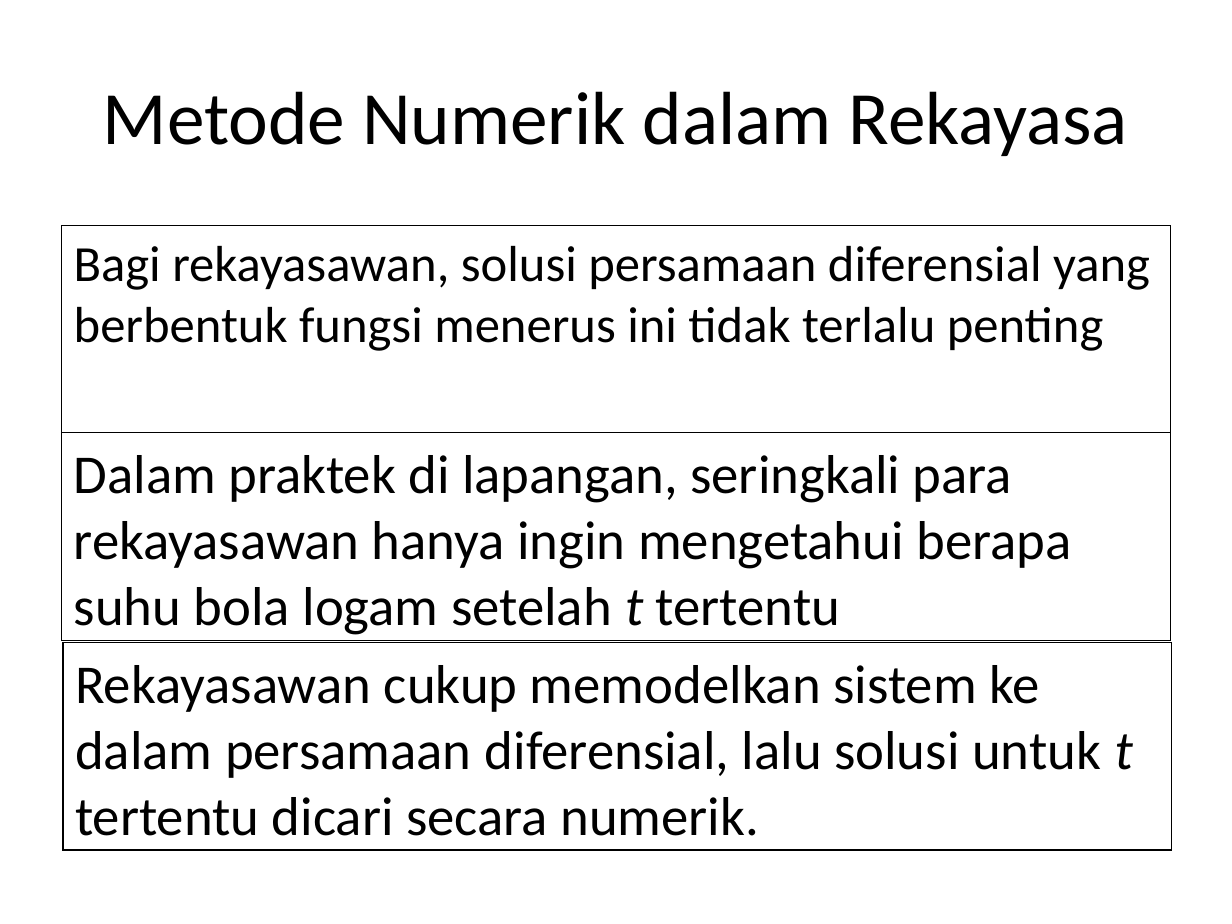
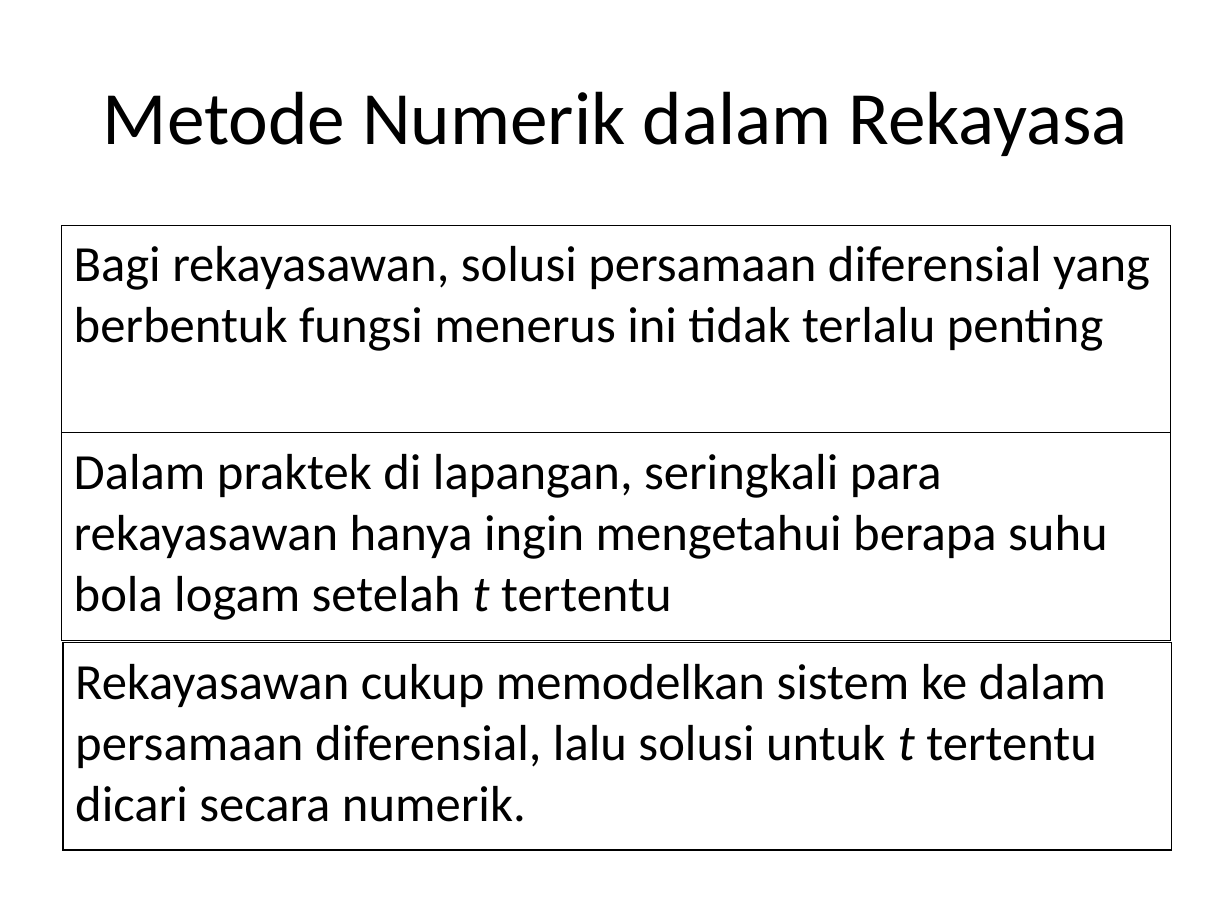
Before and after one commit to miftanurfarid/EL1211_metode_numerik_dan_teknik_komputasi, a slide deck: slide 17 of slides/EL 1211 01 - Pendahuluan.ppt. Drawn at 1232x924 pixels with LibreOffice and Linux fonts; fonts in the diff are those of the drawing. Boxes give left, top, right and bottom in pixels: in the first picture for what was removed or moved away, otherwise in the second. Text is boxed around its words. In the diff, an @@ line names an element or a change of style, - is before the commit and + after.

```diff
--- a/slides/EL 1211 01 - Pendahuluan.ppt
+++ b/slides/EL 1211 01 - Pendahuluan.ppt
@@ rectangle "Dalam praktek di lapangan, seringkali ..." at <box>62,432,1170,641</box>: size 32 to 29.6 pt @@
@@ rectangle "Rekayasawan cukup memodelkan sistem ke ..." at <box>63,643,1172,850</box>: size 32 to 29.6 pt @@
```
Also in this commit, not shown: 8 other slides changed, 7 other files.
